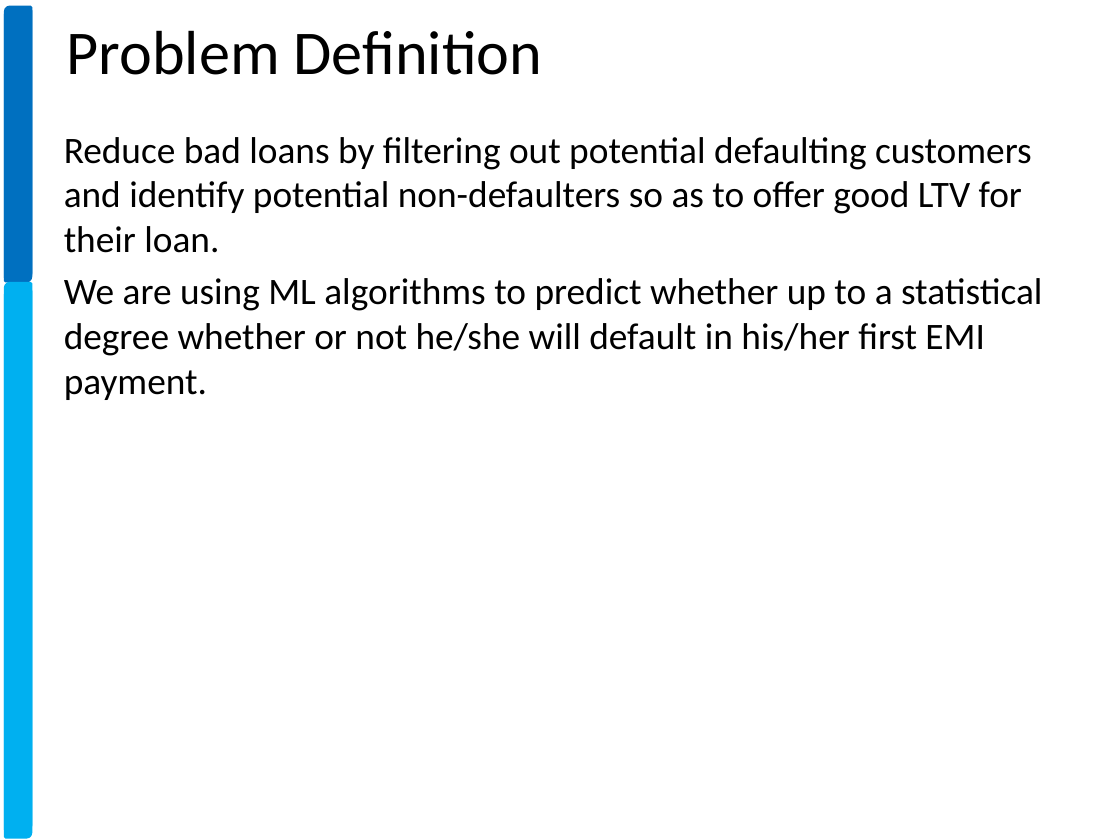
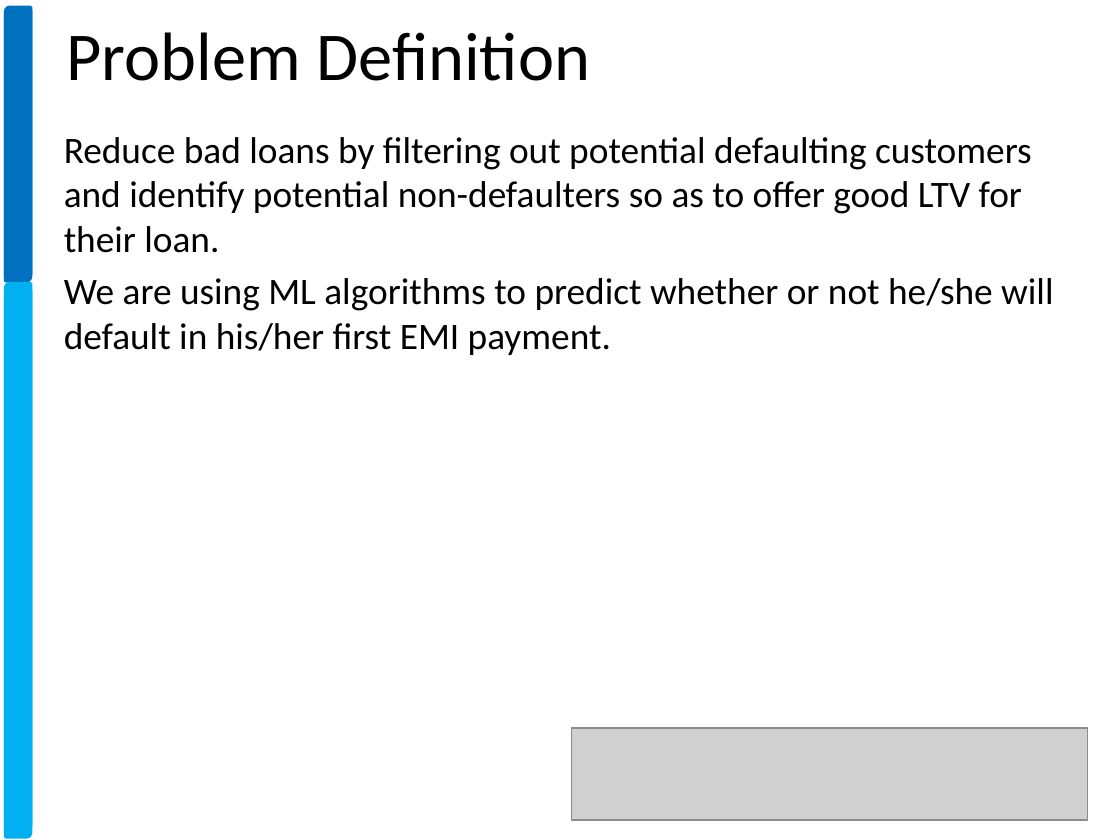
Before and after one commit to xavierigneous/Vehicle-Loan-Default-Prediction, a slide deck: slide 3 of Pravin Kumar/Vehicle Loan Default Prediction.pptx. Drawn at 1120x840 pixels with LibreOffice and Linux fonts; fonts in the diff are those of the drawing; grey boxes stand for pictures; background and template pictures are left out. Boxes give left, top, right and bottom in pixels: in the first picture for what was removed or moved away, otherwise in the second. Text is boxed around its words. In the diff, an @@ line names an element or a change of style, - is before the commit and + after.

```diff
--- a/Pravin Kumar/Vehicle Loan Default Prediction.pptx
+++ b/Pravin Kumar/Vehicle Loan Default Prediction.pptx
@@ text "Problem Definition" at (67, 32, 590, 81): size 40 to 44 pt @@
@@ text at (64, 278, 1053, 355): text changed @@
-We are using ML algorithms to predict whether up to a statistical degree whether or not he/she will default in his/her first EMI payment.
+We are using ML algorithms to predict whether or not he/she will default in his/her first EMI payment.
@@ picture added at (571, 728, 1088, 820) @@
```
Also in this commit, not shown: 15 other slides changed, 4 slides added, 1 slide removed, 4 other files.
